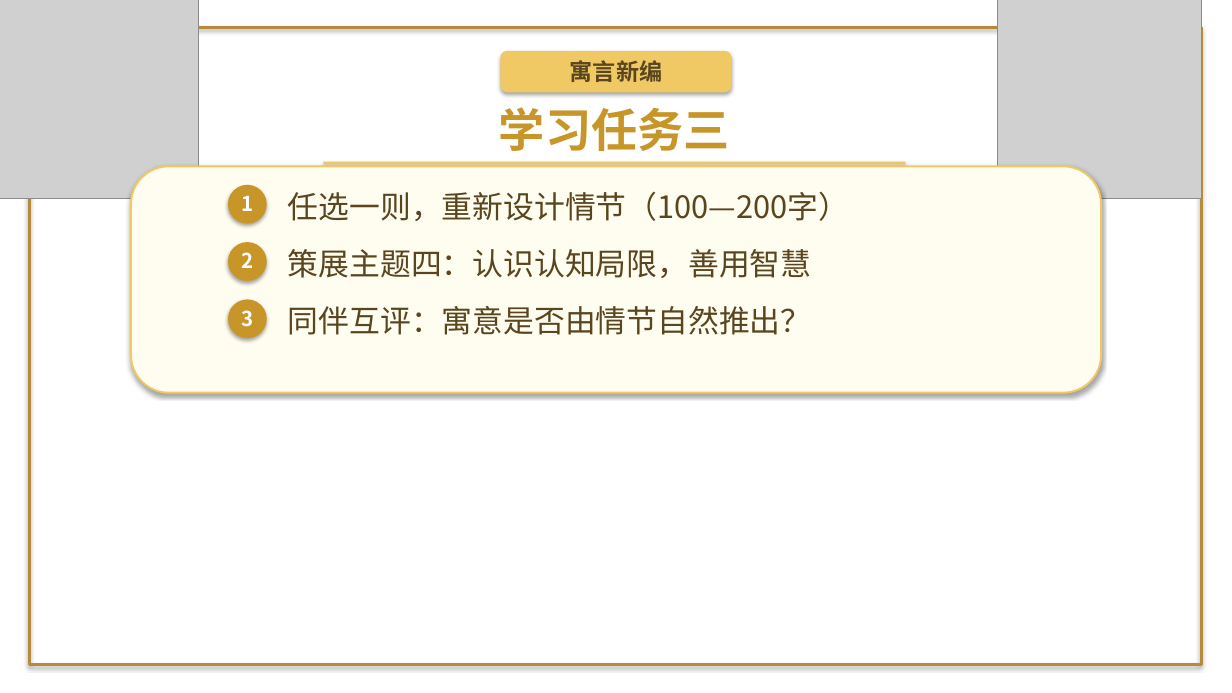
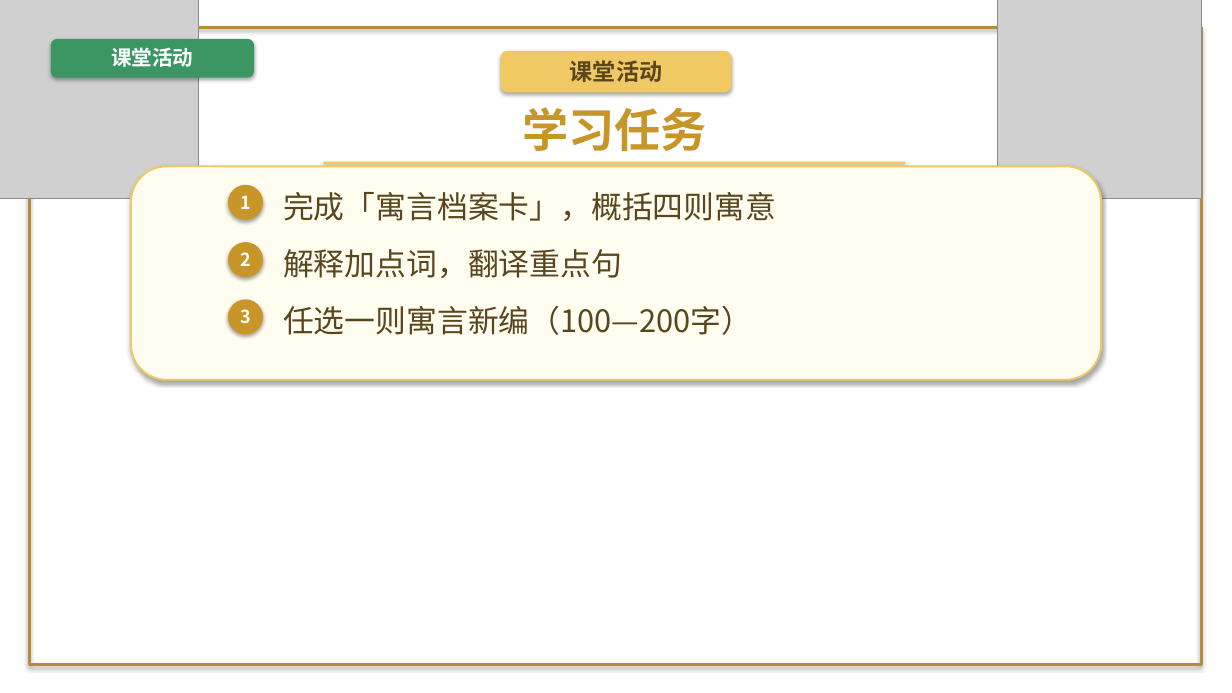
Before and after one commit to decemberlin54-del/declin, a slide deck: slide 6 of unit6-lesson24-fables.pptx. Drawn at 1232x693 pixels with LibreOffice and Linux fonts; fonts in the diff are those of the drawing; grey boxes stand for pictures; background and template pictures are left out. Boxes give left, top, right and bottom in pixels: in the first picture for what was removed or moved away, otherwise in the second. Text is boxed around its words. In the diff, an @@ line names an element or a change of style, - is before the commit and + after.

```diff
--- a/unit6-lesson24-fables.pptx
+++ b/unit6-lesson24-fables.pptx
@@ rounded rectangle added at bbox=[51, 39, 254, 78], fill #3C9664 @@
@@ text added at bbox=[111, 47, 193, 67], 16 pt, text #FFFFFF, bold @@
+课堂活动
@@ text at bbox=[570, 60, 662, 82]: text changed @@
-寓言新编
+课堂活动
@@ text at bbox=[522, 107, 707, 151]: text changed @@
-学习任务三
+学习任务
@@ rounded rectangle: place and size @@
-rounded rectangle at bbox=[131, 166, 1102, 393]
+rounded rectangle at bbox=[131, 166, 1102, 380]
@@ ellipse: place and size @@
-ellipse at bbox=[228, 185, 267, 224]
+ellipse at bbox=[228, 185, 263, 220]
@@ text added at bbox=[283, 192, 776, 221], 24 pt, text #5A461E @@
+完成「寓言档案卡」，概括四则寓意
@@ ellipse: place and size @@
-ellipse at bbox=[228, 242, 267, 281]
+ellipse at bbox=[228, 242, 263, 277]
@@ text added at bbox=[283, 249, 622, 278], 24 pt, text #5A461E @@
+解释加点词，翻译重点句
@@ text removed at bbox=[288, 249, 812, 278] @@
-策展主题四：认识认知局限，善用智慧
@@ ellipse: place and size @@
-ellipse at bbox=[228, 299, 267, 338]
+ellipse at bbox=[228, 299, 263, 335]
@@ size 16 to 14 pt in 3 elements at bbox=[240, 195, 251, 209], bbox=[240, 252, 251, 266], bbox=[240, 309, 251, 324] @@
@@ text at bbox=[283, 306, 752, 335]: text changed @@
-任选一则，重新设计情节（100—200字）
+任选一则寓言新编（100—200字）
@@ text removed at bbox=[288, 306, 812, 335] @@
-同伴互评：寓意是否由情节自然推出？
```
Also in this commit, not shown: 2 other slides changed, 5 slides added, 5 slides removed, 12 other files.
